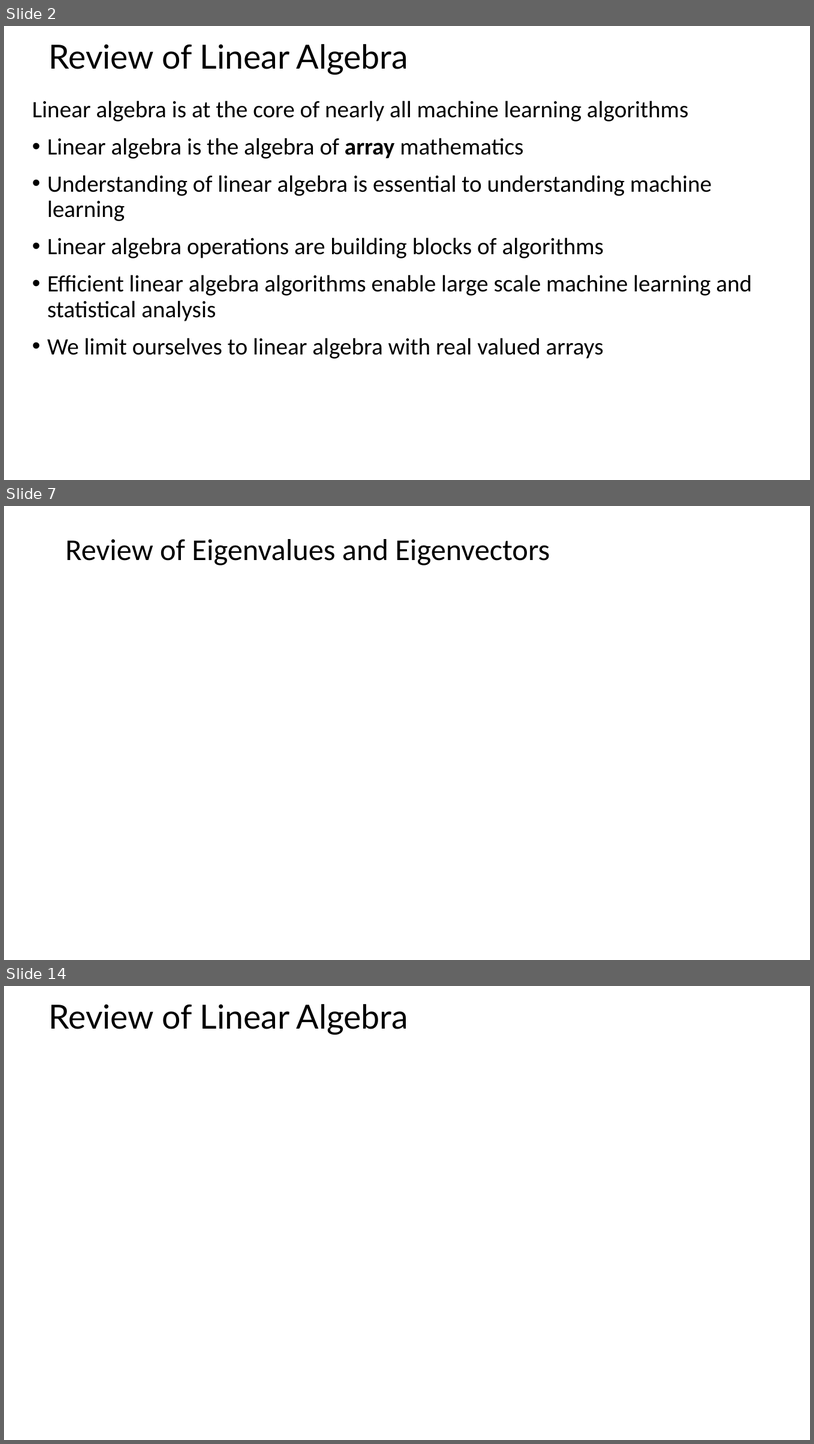
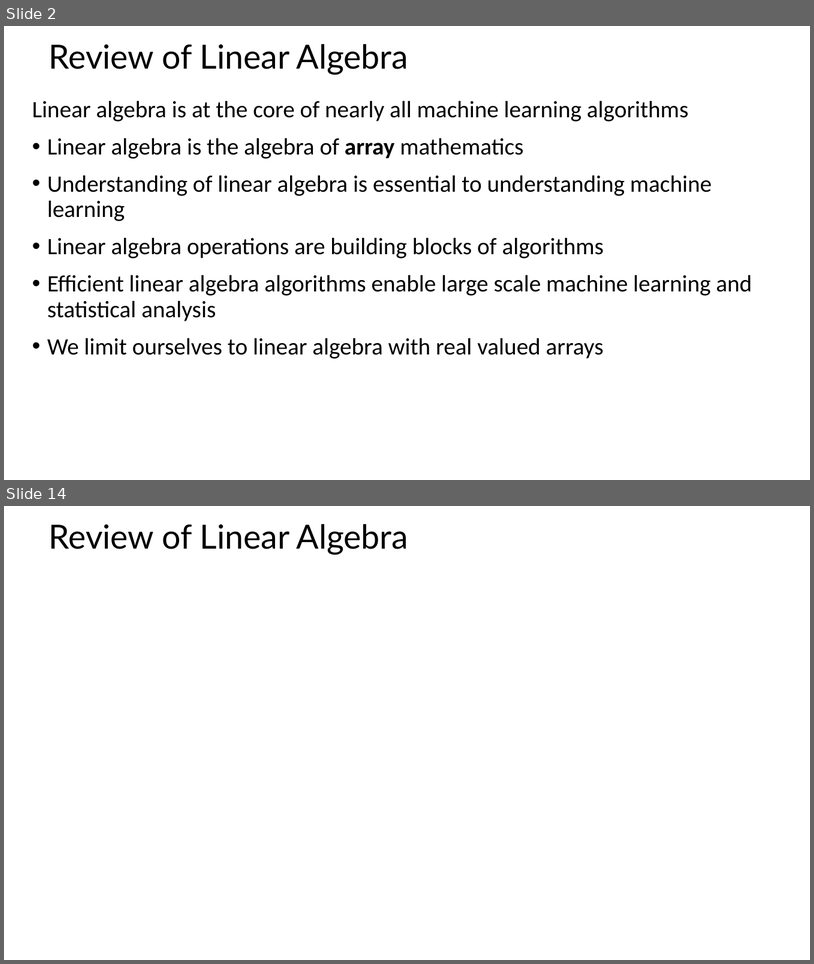
Before and after one commit to StephenElston/CSCI-E25, a slide deck: SuplementaryMaterial/ReviewOfLinearAlgebra.pptx. Shown one above the other, each under a label of ours: slides 2, 7 and 14 before the commit, slides 2 and 14 after it; the slides between them are not shown. The pictures are 814x1444 and 814x964 pixels, drawn with LibreOffice and Linux fonts; fonts in the diff are those of the drawing; grey boxes stand for pictures. Boxes give left, top, right and bottom in pixels: in the first picture for what was removed or moved away, otherwise in the second. Text is boxed around its words. In the diff, an @@ line names an element or a change of style, - is before the commit and + after.

Commit message:
Updates to linear algebra review slides

```diff
--- a/SuplementaryMaterial/ReviewOfLinearAlgebra.pptx
+++ b/SuplementaryMaterial/ReviewOfLinearAlgebra.pptx
@@ slide 7 removed at (x1=4, y1=506, x2=810, y2=960), background #FFFFFF @@
@@ title removed at (x1=65, y1=539, x2=550, y2=565) @@
-Review of Eigenvalues and Eigenvectors
```
Also in this commit, not shown: 13 slides changed, 4 slides added, 4 other slides removed.
